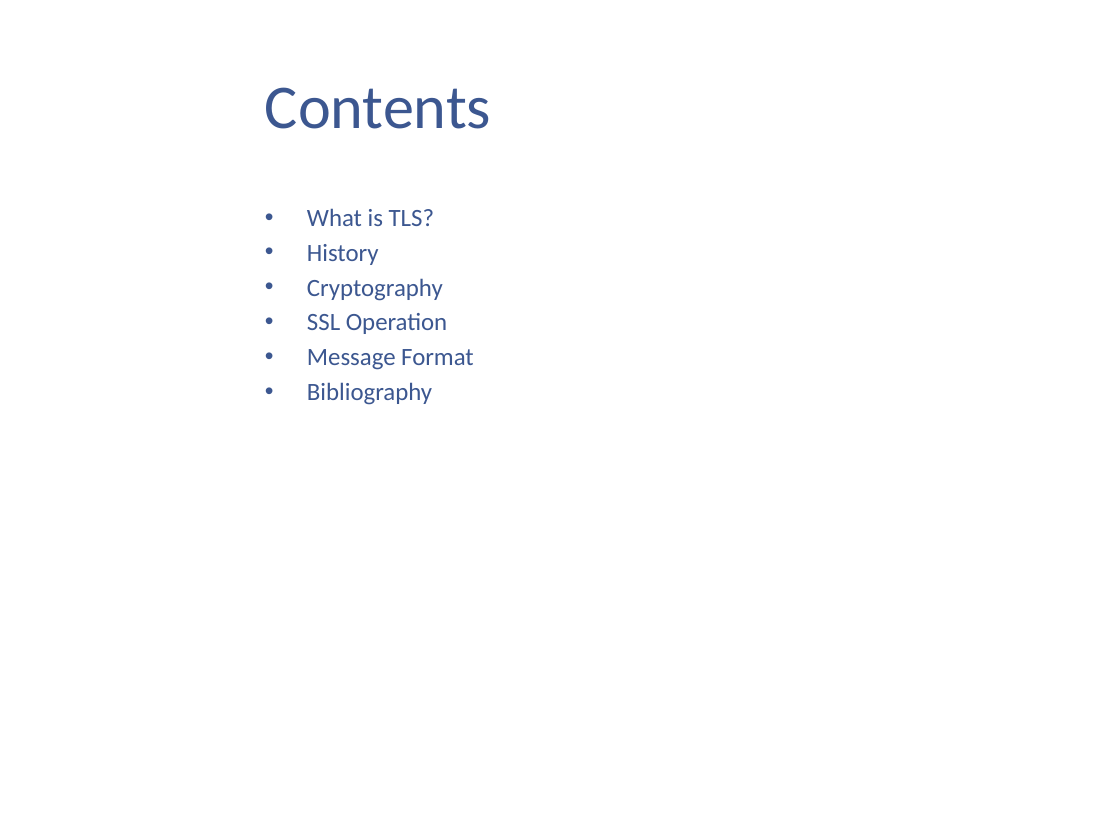
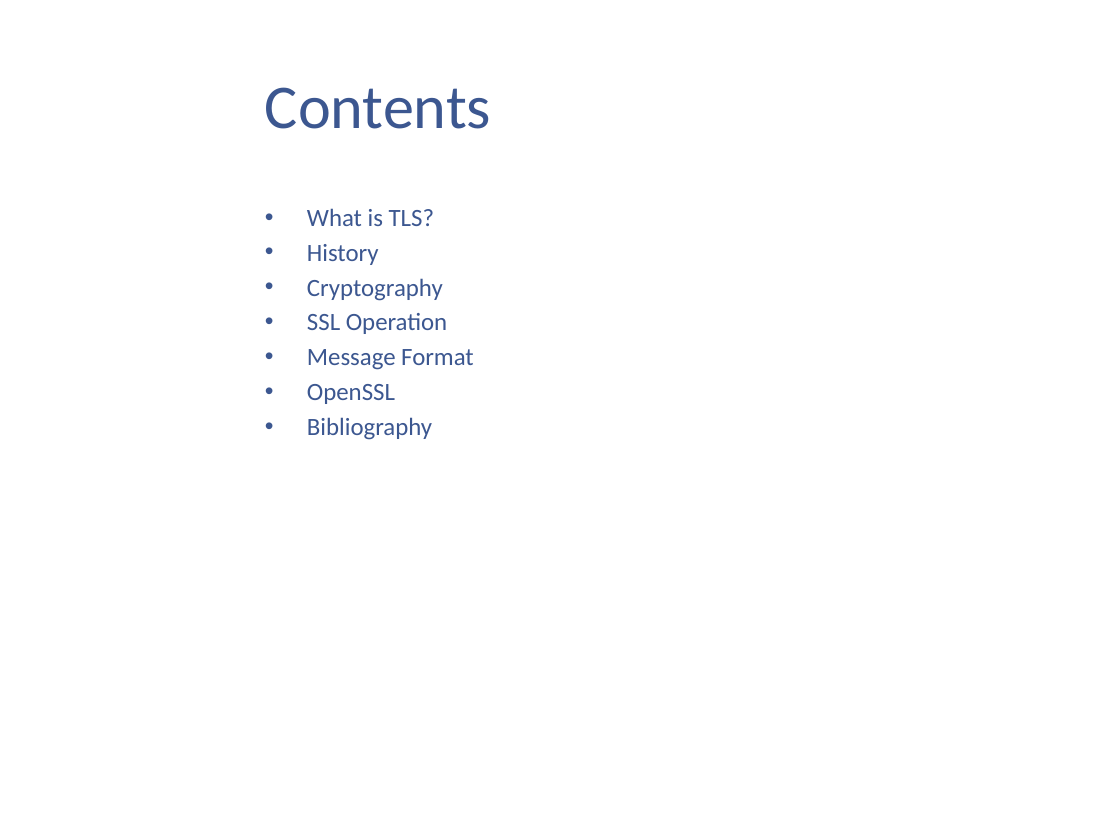
Before and after one commit to kenshincommon/ppts, a slide deck: slide 2 of Presentations/TLS/TLS.pptx. Drawn at 1120x840 pixels with LibreOffice and Linux fonts; fonts in the diff are those of the drawing; background and template pictures are left out. Boxes give left, top, right and bottom in pixels: in the first picture for what was removed or moved away, otherwise in the second. Text is boxed around its words. In the diff, an @@ line names an element or a change of style, - is before the commit and + after.

```diff
--- a/Presentations/TLS/TLS.pptx
+++ b/Presentations/TLS/TLS.pptx
@@ text at (x1=307, y1=384, x2=395, y2=404): paragraph added @@
+• OpenSSL
```
Also in this commit, not shown: 8 other slides changed, 9 slides added, 3 other files.
